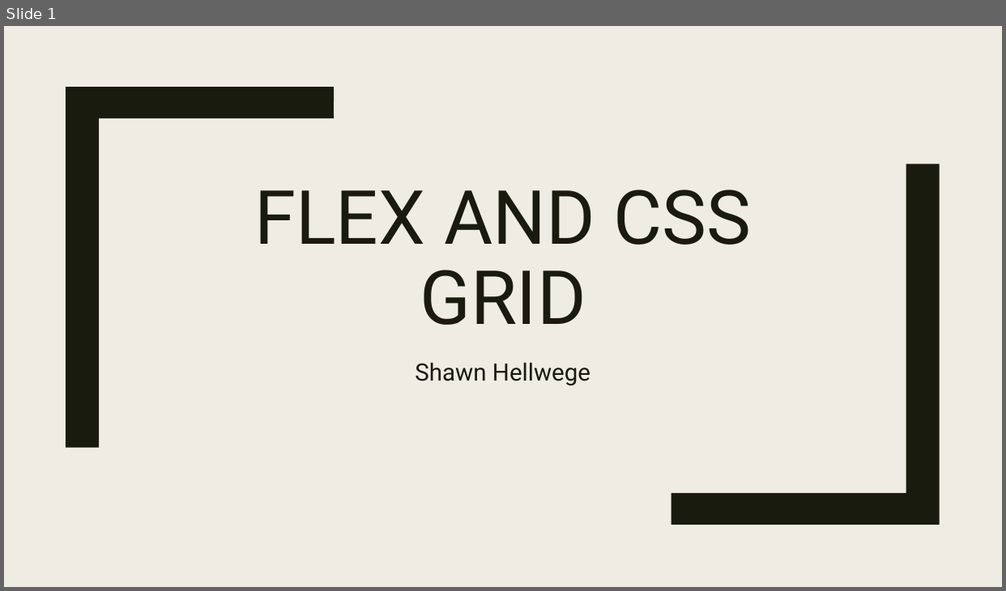
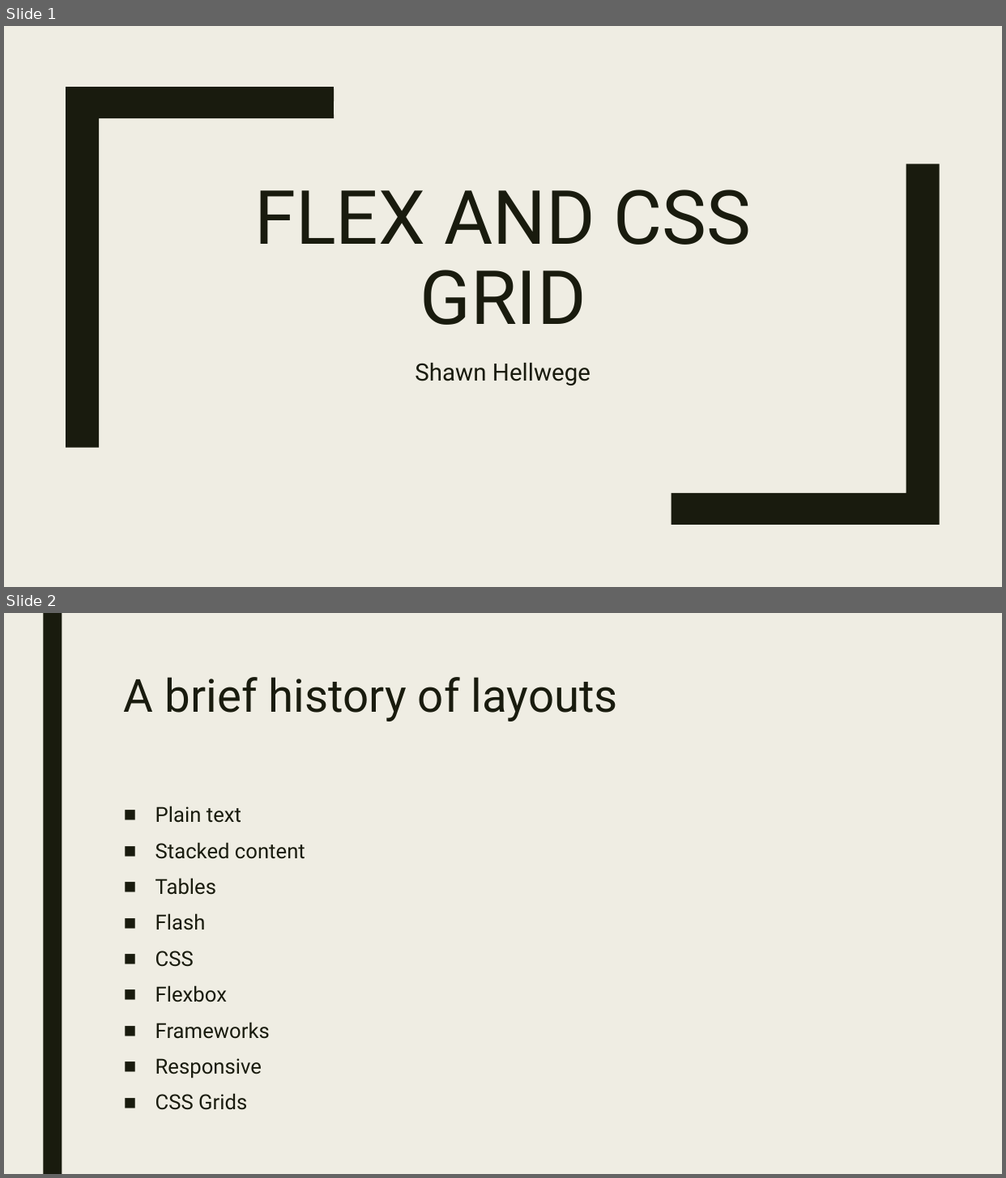
Before and after one commit to shellwe/Flexbox_Grid, a slide deck: Flexbox and Grid.pptx. Shown one above the other, each under a label of ours: slide 1 before the commit, slides 1 and 2 after it. The pictures are 1006x591 and 1006x1178 pixels, drawn with LibreOffice and Linux fonts; fonts in the diff are those of the drawing. Boxes give left, top, right and bottom in pixels: in the first picture for what was removed or moved away, otherwise in the second. Text is boxed around its words. In the diff, an @@ line names an element or a change of style, - is before the commit and + after.

```diff
--- a/Flexbox and Grid.pptx
+++ b/Flexbox and Grid.pptx
@@ slide 2 added at (4,613,1002,1174), background #EFEDE3 @@
@@ rectangle added at (43,613,62,1174), fill #191B0E @@
@@ title added at (124,677,618,722), 44 pt, text #191B0E @@
+A brief history of layouts
@@ text added at (155,806,305,1110), 20 pt, text #191B0E @@
+■ Plain text
+■ Stacked content
+■ Tables
+■ Flash
+■ CSS
+■ Flexbox
+■ Frameworks
+■ Responsive
+■ CSS Grids
```
Also in this commit, not shown: 2 slides changed, 2 slides removed, 3 other files.
